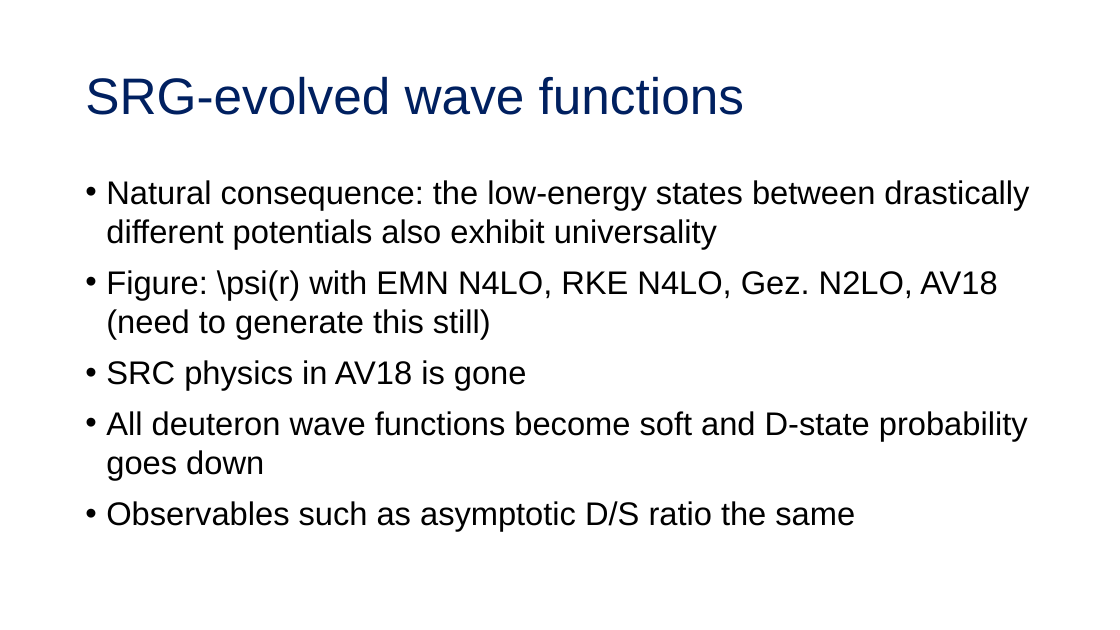
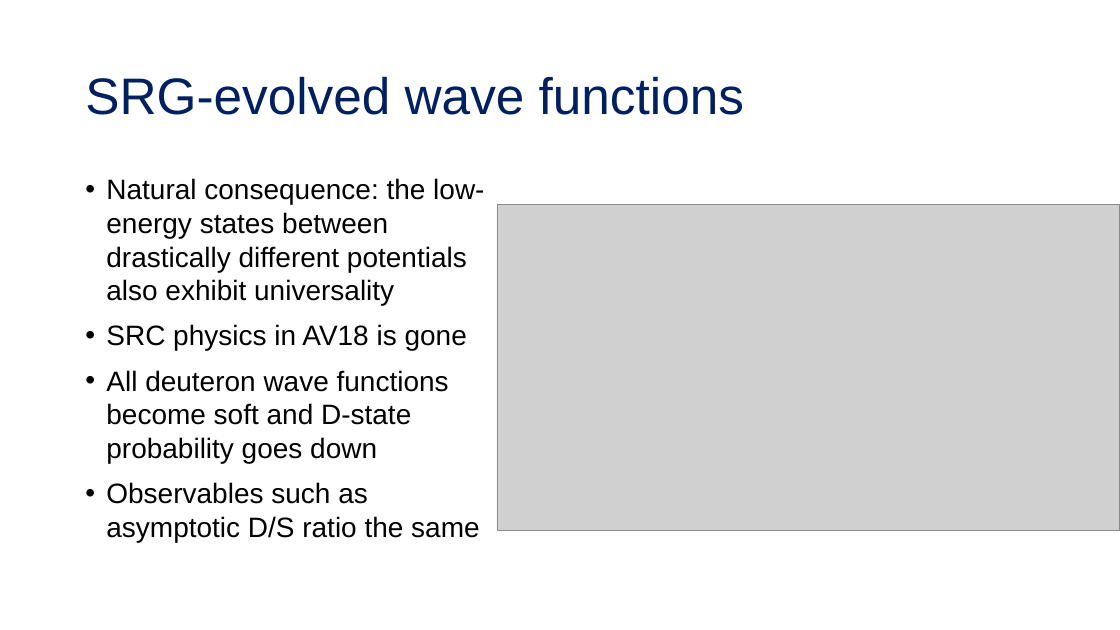
Before and after one commit to tropiano4/tropiano-srg, a slide deck: slide 8 of Presentations/NUCLEI_June2020/tropiano_nuclei_2020.pptx. Drawn at 1120x630 pixels with LibreOffice and Linux fonts; fonts in the diff are those of the drawing; grey boxes stand for pictures. Boxes give left, top, right and bottom in pixels: in the first picture for what was removed or moved away, otherwise in the second. Text is boxed around its words. In the diff, an @@ line names an element or a change of style, - is before the commit and + after.

```diff
--- a/Presentations/NUCLEI_June2020/tropiano_nuclei_2020.pptx
+++ b/Presentations/NUCLEI_June2020/tropiano_nuclei_2020.pptx
@@ text "Natural consequence: the low-energy states ..." at <box>106,178,484,542</box>: size 28 to 24 pt @@
@@ picture added at <box>497,205,1120,531</box> @@
@@ text at <box>106,270,997,339</box>: paragraph removed @@
-• Figure: \psi(r) with EMN N4LO, RKE N4LO, Gez. N2LO, AV18 (need to generate this still)
```
Also in this commit, not shown: 8 other slides changed, 6 slides added, 1 slide removed, 1 other file.
